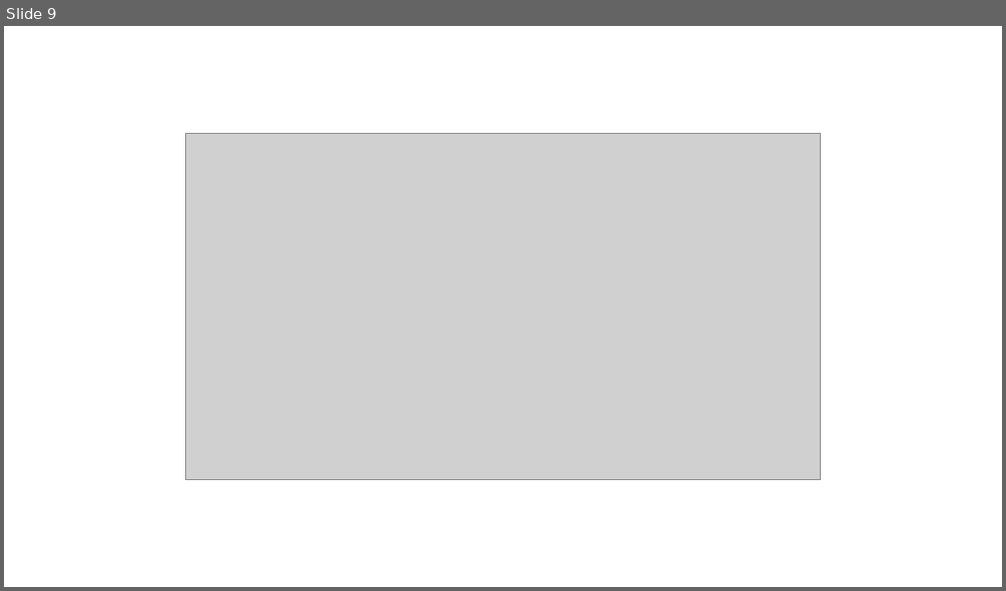
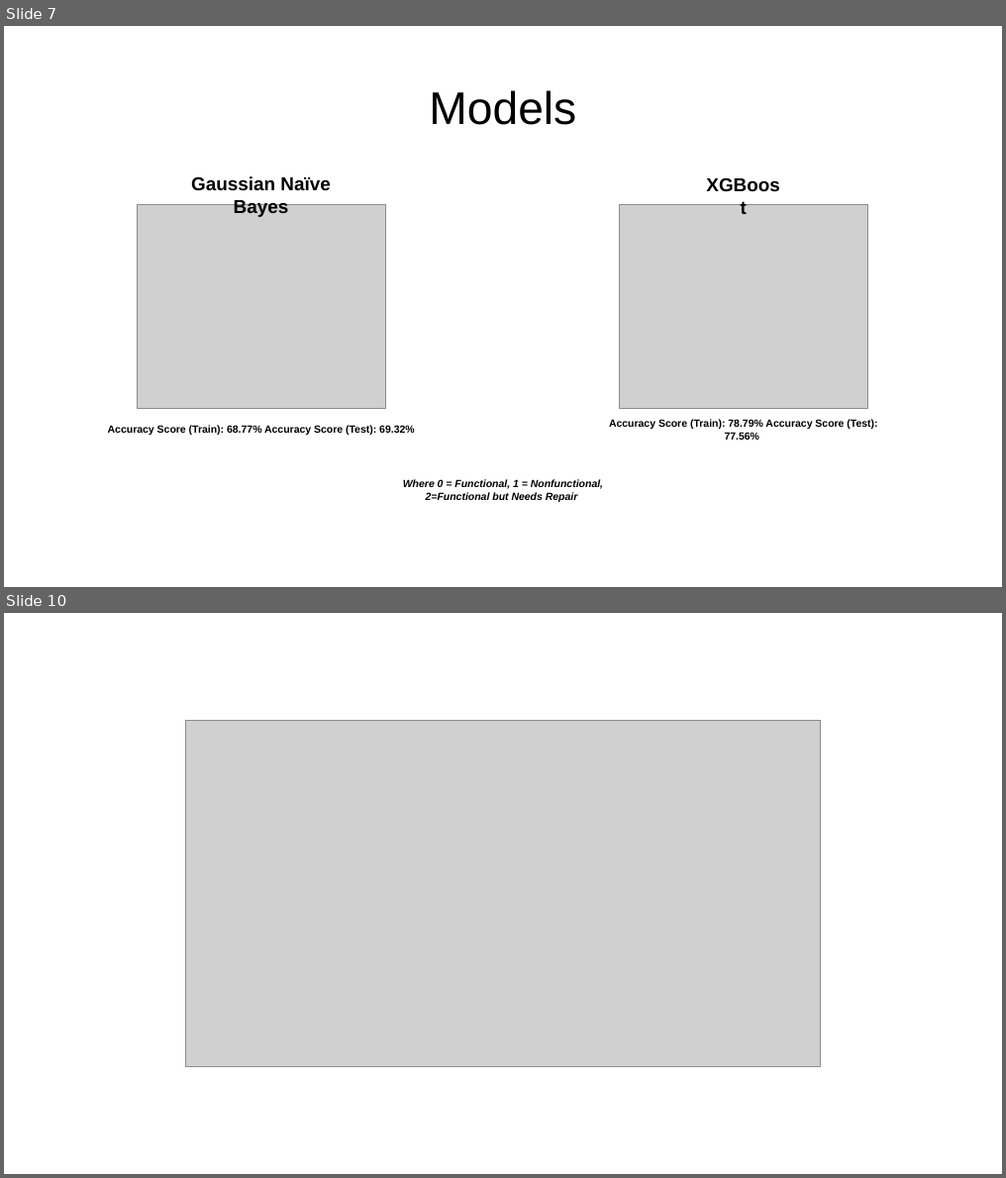
Before and after one commit to jj-yoon/dsc-phase-3-project, a slide deck: Presentation.pptx. Shown one above the other, each under a label of ours: slide 9 before the commit, slides 7 and 10 after it; the slides between them are not shown. The pictures are 1006x591 and 1006x1178 pixels, drawn with LibreOffice and Linux fonts; fonts in the diff are those of the drawing; grey boxes stand for pictures. Boxes give left, top, right and bottom in pixels: in the first picture for what was removed or moved away, otherwise in the second. Text is boxed around its words. In the diff, an @@ line names an element or a change of style, - is before the commit and + after.

```diff
--- a/Presentation.pptx
+++ b/Presentation.pptx
@@ slide 7 added at box(4, 26, 1002, 587), background #FFFFFF @@
@@ title added at box(429, 90, 576, 125), 44 pt, text #000000 @@
+Models
@@ text added at box(698, 170, 788, 199), 18 pt, text #000000, bold @@
+XGBoost
@@ text added at box(191, 176, 330, 217), 18 pt, text #000000, bold @@
+Gaussian Naïve Bayes
@@ picture added at box(137, 205, 385, 409) @@
@@ picture added at box(620, 205, 868, 409) @@
@@ rectangle added at box(107, 423, 414, 436), fill #FFFFFF, 10 pt, text #000000, bold @@
+Accuracy Score (Train): 68.77% Accuracy Score (Test): 69.32%
@@ text added at box(609, 419, 877, 440), 10 pt, text #000000, bold @@
+Accuracy Score (Train): 78.79% Accuracy Score (Test): 77.56%
@@ rectangle added at box(380, 478, 626, 503), fill #FFFFFF, 10 pt, text #000000, bold, italic @@
+Where 0 = Functional, 1 = Nonfunctional, 2=Functional but Needs Repair
@@ what was slide 9 is now slide 10 @@
```
Also in this commit, not shown: 3 slides changed, 4 other slides added, 5 slides removed, 28 other files.
